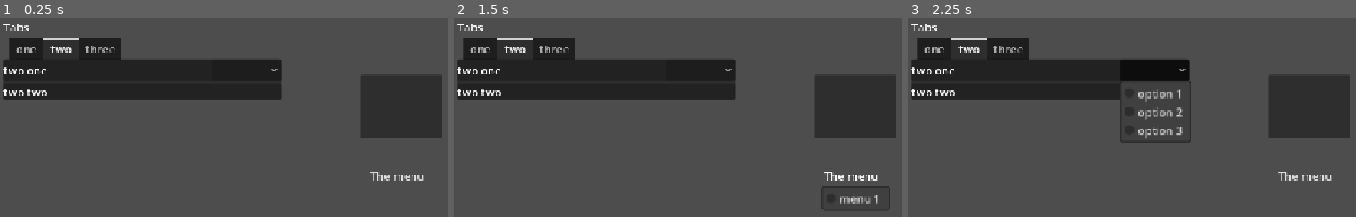
Above: before the commit, frames 1-3 (left to right).
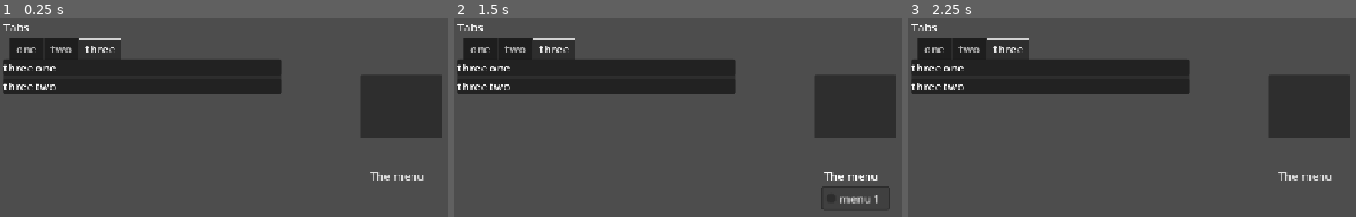
Above: after the commit, the same moments.

Repository: losanders6891/godotStuff
Game: Godot game, scene res://zanetestnode.tscn
Two runs of this game, one before a commit and one after it. Both use one fixed random seed, a clock stepped at 60 frames per second and the inputs below. This scene is started directly instead of the project's main scene.
Inputs (mouse positions are in pixels of both pictures, inside the frame that each line leads up to):
- Up to frame 1 (0.25 s): no input
- Up to frame 2 (1.5 s): tap Enter at 0.5 s; hold D (right) 0.53-1.25 s; click "The menu" at 1.25 s
- Up to frame 3 (2.25 s): click (1154, 69) at 2.02 s

The runs differ from the first frame. In frame 1, 3.0% of the frame differs, in the area x 0-63%, y 10-42%; in frame 2, 3.0%; in frame 3, 4.4%, in the area x 0-64%, y 10-63%.

Commit message:
organized code and probably did more i think
exactly that yeah

Diff:
--- a/worse-hell/scenes/battle.tscn
+++ b/worse-hell/scenes/battle.tscn
@@ -3,6 +3,248 @@
 [ext_resource type="Script" uid="uid://g4je06adtubb" path="res://scripts/ui_scripts/battle_ui_scripts/player_hp.gd" id="1_dn72j"]
 [ext_resource type="Script" uid="uid://cwtkl2fjs27fa" path="res://scripts/ui_scripts/button.gd" id="1_p1qf1"]
 [ext_resource type="Script" uid="uid://eutd2h4ffcig" path="res://scripts/ui_scripts/battle_ui_scripts/enemy_hp.gd" id="2_th188"]
+
+[sub_resource type="AtlasTexture" id="AtlasTexture_p1qf1"]
+region = Rect2(0, 0, 300, 300)
+
+[sub_resource type="AtlasTexture" id="AtlasTexture_a12nh"]
+region = Rect2(300, 0, 300, 300)
+
+[sub_resource type="AtlasTexture" id="AtlasTexture_lpir7"]
+region = Rect2(600, 0, 300, 300)
+
+[sub_resource type="AtlasTexture" id="AtlasTexture_6vh42"]
+region = Rect2(900, 0, 300, 300)
+
+[sub_resource type="AtlasTexture" id="AtlasTexture_4k1nj"]
+region = Rect2(1200, 0, 300, 300)
+
+[sub_resource type="AtlasTexture" id="AtlasTexture_f4pi3"]
+region = Rect2(0, 300, 300, 300)
+
+[sub_resource type="AtlasTexture" id="AtlasTexture_yahae"]
+region = Rect2(300, 300, 300, 300)
+
+[sub_resource type="AtlasTexture" id="AtlasTexture_v7i3o"]
+region = Rect2(600, 300, 300, 300)
+
+[sub_resource type="AtlasTexture" id="AtlasTexture_66ngm"]
+region = Rect2(900, 300, 300, 300)
+
+[sub_resource type="AtlasTexture" id="AtlasTexture_03edq"]
+region = Rect2(1200, 300, 300, 300)
+
+[sub_resource type="AtlasTexture" id="AtlasTexture_22uqi"]
+region = Rect2(0, 600, 300, 300)
+
+[sub_resource type="AtlasTexture" id="AtlasTexture_6ni85"]
+region = Rect2(300, 600, 300, 300)
+
+[sub_resource type="AtlasTexture" id="AtlasTexture_vceff"]
+region = Rect2(600, 600, 300, 300)
+
+[sub_resource type="AtlasTexture" id="AtlasTexture_ekamt"]
+region = Rect2(900, 600, 300, 300)
+
+[sub_resource type="AtlasTexture" id="AtlasTexture_djc8l"]
+region = Rect2(1200, 600, 300, 300)
+
+[sub_resource type="AtlasTexture" id="AtlasTexture_h4dll"]
+region = Rect2(0, 900, 300, 300)
+
+[sub_resource type="AtlasTexture" id="AtlasTexture_p0caf"]
+region = Rect2(300, 900, 300, 300)
+
+[sub_resource type="AtlasTexture" id="AtlasTexture_61i1y"]
+region = Rect2(600, 900, 300, 300)
+
+[sub_resource type="AtlasTexture" id="AtlasTexture_saiin"]
+region = Rect2(900, 900, 300, 300)
+
+[sub_resource type="AtlasTexture" id="AtlasTexture_dd63g"]
+region = Rect2(1200, 900, 300, 300)
+
+[sub_resource type="AtlasTexture" id="AtlasTexture_fpf3k"]
+region = Rect2(0, 1200, 300, 300)
+
+[sub_resource type="AtlasTexture" id="AtlasTexture_bi5l8"]
+region = Rect2(300, 1200, 300, 300)
+
+[sub_resource type="AtlasTexture" id="AtlasTexture_jt4d8"]
+region = Rect2(600, 1200, 300, 300)
+
+[sub_resource type="AtlasTexture" id="AtlasTexture_kl6ie"]
+region = Rect2(900, 1200, 300, 300)
+
+[sub_resource type="AtlasTexture" id="AtlasTexture_1m01a"]
+region = Rect2(1200, 1200, 300, 300)
+
+[sub_resource type="AtlasTexture" id="AtlasTexture_lv4so"]
+region = Rect2(0, 1500, 300, 300)
+
+[sub_resource type="AtlasTexture" id="AtlasTexture_eivww"]
+region = Rect2(300, 1500, 300, 300)
+
+[sub_resource type="AtlasTexture" id="AtlasTexture_rwtbh"]
+region = Rect2(600, 1500, 300, 300)
+
+[sub_resource type="AtlasTexture" id="AtlasTexture_f0g0v"]
+region = Rect2(900, 1500, 300, 300)
+
+[sub_resource type="AtlasTexture" id="AtlasTexture_at2n2"]
+region = Rect2(1200, 1500, 300, 300)
+
+[sub_resource type="AtlasTexture" id="AtlasTexture_e50ek"]
+region = Rect2(0, 1800, 300, 300)
+
+[sub_resource type="AtlasTexture" id="AtlasTexture_mpb26"]
+region = Rect2(300, 1800, 300, 300)
+
+[sub_resource type="AtlasTexture" id="AtlasTexture_4u087"]
+region = Rect2(600, 1800, 300, 300)
+
+[sub_resource type="AtlasTexture" id="AtlasTexture_fqtyt"]
+region = Rect2(900, 1800, 300, 300)
+
+[sub_resource type="AtlasTexture" id="AtlasTexture_8a2ah"]
+region = Rect2(1200, 1800, 300, 300)
+
+[sub_resource type="AtlasTexture" id="AtlasTexture_ikjs2"]
+region = Rect2(0, 2100, 300, 300)
+
+[sub_resource type="AtlasTexture" id="AtlasTexture_1rdfn"]
+region = Rect2(300, 2100, 300, 300)
+
+[sub_resource type="AtlasTexture" id="AtlasTexture_r0ctv"]
+region = Rect2(600, 2100, 300, 300)
+
+[sub_resource type="AtlasTexture" id="AtlasTexture_4gblq"]
+region = Rect2(900, 2100, 300, 300)
+
+[sub_resource type="SpriteFrames" id="SpriteFrames_bvuqh"]
+animations = [{
+"frames": [{
+"duration": 1.0,
+"texture": SubResource("AtlasTexture_p1qf1")
+}, {
+"duration": 1.0,
+"texture": SubResource("AtlasTexture_a12nh")
+}, {
+"duration": 1.0,
+"texture": SubResource("AtlasTexture_lpir7")
+}, {
+"duration": 1.0,
+"texture": SubResource("AtlasTexture_6vh42")
+}, {
+"duration": 1.0,
+"texture": SubResource("AtlasTexture_4k1nj")
+}, {
+"duration": 1.0,
+"texture": SubResource("AtlasTexture_f4pi3")
+}, {
+"duration": 1.0,
+"texture": SubResource("AtlasTexture_yahae")
+}, {
+"duration": 1.0,
+"texture": SubResource("AtlasTexture_v7i3o")
+}, {
+"duration": 1.0,
+"texture": SubResource("AtlasTexture_66ngm")
+}, {
+"duration": 1.0,
+"texture": SubResource("AtlasTexture_03edq")
+}, {
+"duration": 1.0,
+"texture": SubResource("AtlasTexture_22uqi")
+}, {
+"duration": 1.0,
+"texture": SubResource("AtlasTexture_6ni85")
+}, {
+"duration": 1.0,
+"texture": SubResource("AtlasTexture_vceff")
+}, {
+"duration": 1.0,
+"texture": SubResource("AtlasTexture_ekamt")
+}, {
+"duration": 1.0,
+"texture": SubResource("AtlasTexture_djc8l")
+}, {
+"duration": 1.0,
+"texture": SubResource("AtlasTexture_h4dll")
+}, {
+"duration": 1.0,
+"texture": SubResource("AtlasTexture_p0caf")
+}, {
+"duration": 1.0,
+"texture": SubResource("AtlasTexture_61i1y")
+}, {
+"duration": 1.0,
+"texture": SubResource("AtlasTexture_saiin")
+}, {
+"duration": 1.0,
+"texture": SubResource("AtlasTexture_dd63g")
+}, {
+"duration": 1.0,
+"texture": SubResource("AtlasTexture_fpf3k")
+}, {
+"duration": 1.0,
+"texture": SubResource("AtlasTexture_bi5l8")
+}, {
+"duration": 1.0,
+"texture": SubResource("AtlasTexture_jt4d8")
+}, {
+"duration": 1.0,
+"texture": SubResource("AtlasTexture_kl6ie")
+}, {
+"duration": 1.0,
+"texture": SubResource("AtlasTexture_1m01a")
+}, {
+"duration": 1.0,
+"texture": SubResource("AtlasTexture_lv4so")
+}, {
+"duration": 1.0,
+"texture": SubResource("AtlasTexture_eivww")
+}, {
+"duration": 1.0,
+"texture": SubResource("AtlasTexture_rwtbh")
+}, {
+"duration": 1.0,
+"texture": SubResource("AtlasTexture_f0g0v")
+}, {
+"duration": 1.0,
+"texture": SubResource("AtlasTexture_at2n2")
+}, {
+"duration": 1.0,
+"texture": SubResource("AtlasTexture_e50ek")
+}, {
+"duration": 1.0,
+"texture": SubResource("AtlasTexture_mpb26")
+}, {
+"duration": 1.0,
+"texture": SubResource("AtlasTexture_4u087")
+}, {
+"duration": 1.0,
+"texture": SubResource("AtlasTexture_fqtyt")
+}, {
+"duration": 1.0,
+"texture": SubResource("AtlasTexture_8a2ah")
+}, {
+"duration": 1.0,
+"texture": SubResource("AtlasTexture_ikjs2")
+}, {
+"duration": 1.0,
+"texture": SubResource("AtlasTexture_1rdfn")
+}, {
+"duration": 1.0,
+"texture": SubResource("AtlasTexture_r0ctv")
+}, {
+"duration": 1.0,
+"texture": SubResource("AtlasTexture_4gblq")
+}],
+"loop": 1,
+"name": &"default",
+"speed": 29.0
+}]
 
 [node name="Battle" type="Node2D" unique_id=1539072574]
 
@@ -57,6 +299,13 @@
 text = "player health here"
 script = ExtResource("1_dn72j")
 
+[node name="AnimatedSprite2D" type="AnimatedSprite2D" parent="." unique_id=1366519587]
+position = Vector2(79.94557, -284.7683)
+rotation = 7.104367
+scale = Vector2(-0.38653067, 0.076200955)
+sprite_frames = SubResource("SpriteFrames_bvuqh")
+frame_progress = 0.620947
+
 [node name="enemyHP" type="Label" parent="." unique_id=1032526562]
 offset_left = 532.0
 offset_top = 12.0
--- a/worse-hell/scripts/enemy_scripts/EnemyBattle.gd
+++ b/worse-hell/scripts/enemy_scripts/EnemyBattle.gd
@@ -1,4 +1,6 @@
 extends Node
 
-var health: int = 10
-var damage: int = 1
+var enemyOneStats = {
+	"Health" : 10,
+	"Damage" : 1
+}
--- a/worse-hell/scripts/player_scripts/party_stats.gd
+++ b/worse-hell/scripts/player_scripts/party_stats.gd
@@ -1,6 +1,8 @@
 extends Node
 
+var mainCharacterStats = {
+	"Level" : 1,
+	"Health" : 10,
+	"Damage" : 2
+}
 #main character stats
-var level = 1
-var health = 10
-var damage = 2
--- a/worse-hell/scripts/ui_scripts/battle_ui_scripts/enemy_hp.gd
+++ b/worse-hell/scripts/ui_scripts/battle_ui_scripts/enemy_hp.gd
@@ -8,4 +8,4 @@
 
 # Called every frame. 'delta' is the elapsed time since the previous frame.
 func _process(_delta: float) -> void:
-	set_text("HP: " + str(EnemyStats.health))
+	set_text("HP: " + str(EnemyStats.enemyOneStats["Health"]))
--- a/worse-hell/scripts/ui_scripts/battle_ui_scripts/player_hp.gd
+++ b/worse-hell/scripts/ui_scripts/battle_ui_scripts/player_hp.gd
@@ -9,4 +9,4 @@
 
 # Called every frame. 'delta' is the elapsed time since the previous frame.
 func _process(_delta: float) -> void:
-	set_text("HP: " + str(PartyStats.health))
+	set_text("HP: " + str(PartyStats.mainCharacterStats["Health"]))
--- a/worse-hell/zanetestnode.tscn
+++ b/worse-hell/zanetestnode.tscn
@@ -29,7 +29,7 @@
 
 [node name="TabContainer" type="TabContainer" parent="MarginContainer/VBoxContainer" unique_id=684676091]
 layout_mode = 2
-current_tab = 1
+current_tab = 2
 
 [node name="one" type="VBoxContainer" parent="MarginContainer/VBoxContainer/TabContainer" unique_id=1937161539]
 visible = false
@@ -64,6 +64,7 @@
 size_flags_horizontal = 8
 
 [node name="two" type="VBoxContainer" parent="MarginContainer/VBoxContainer/TabContainer" unique_id=628778767]
+visible = false
 layout_mode = 2
 metadata/_tab_index = 1
 
@@ -95,7 +96,6 @@
 text = "two two"
 
 [node name="three" type="VBoxContainer" parent="MarginContainer/VBoxContainer/TabContainer" unique_id=1298549271]
-visible = false
 layout_mode = 2
 metadata/_tab_index = 2
 
Binary file added: worse-hell/scenes/levels/the.png
Not shown, added: worse-hell/scenes/levels/the.png.import
Binary file added: worse-hell/sprites/3dgifmaker77517.gif
Binary file added: worse-hell/sprites/the heavy.jpeg
Not shown, added: worse-hell/sprites/the heavy.jpeg.import
Binary file added: worse-hell/sprites/the.png
Not shown, added: worse-hell/sprites/the.png.import
Not shown, changed: .DS_Store
Not shown, changed: worse-hell/.DS_Store
Not shown, changed: worse-hell/sprites/.DS_Store
